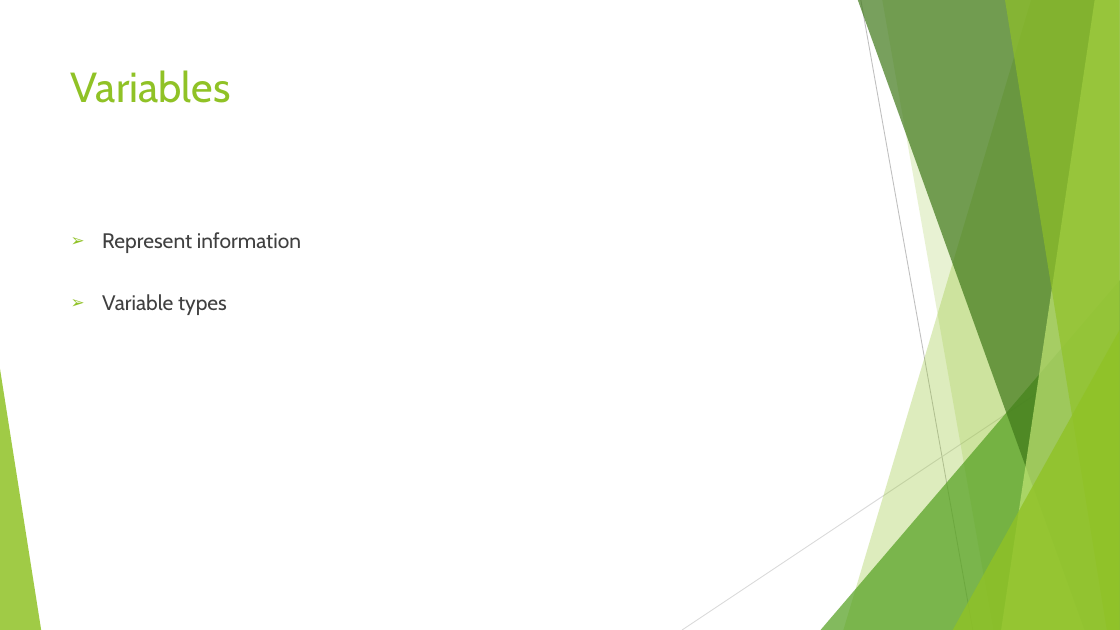
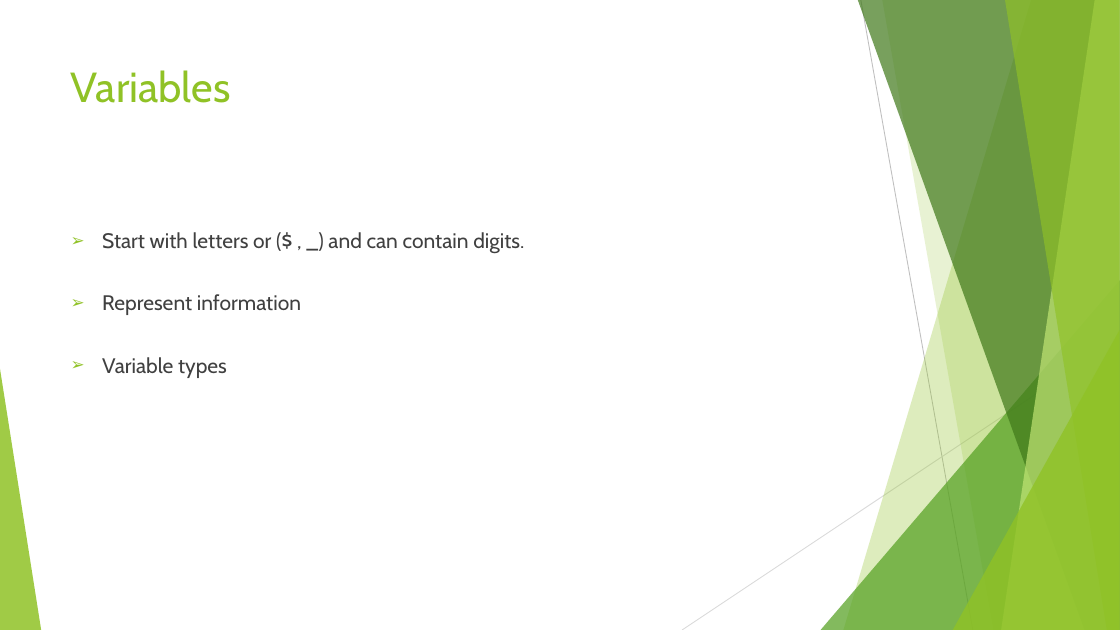
Before and after one commit to adhamkhwaldeh/newAndroidCourse, a slide deck: slide 13 of Lectures/00-Introductions.pptx. Drawn at 1120x630 pixels with LibreOffice and Linux fonts; fonts in the diff are those of the drawing. Boxes give left, top, right and bottom in pixels: in the first picture for what was removed or moved away, otherwise in the second. Text is boxed around its words. In the diff, an @@ line names an element or a change of style, - is before the commit and + after.

```diff
--- a/Lectures/00-Introductions.pptx
+++ b/Lectures/00-Introductions.pptx
@@ text at (102, 232, 524, 254): paragraph added @@
+  ➢ Start with letters or ($ , _) and can contain digits.
```
Also in this commit, not shown: 3 other slides changed, 3 slides added, 4 other files.
